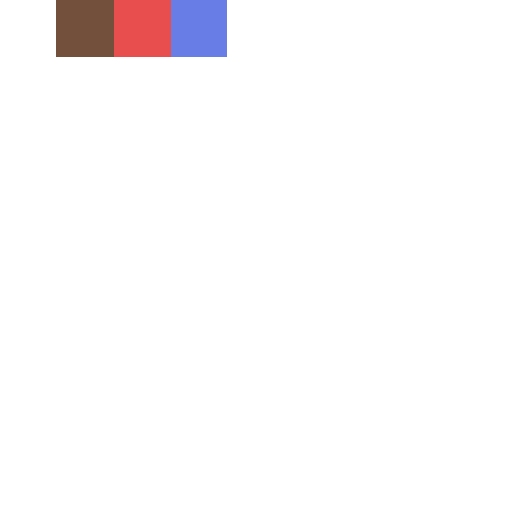
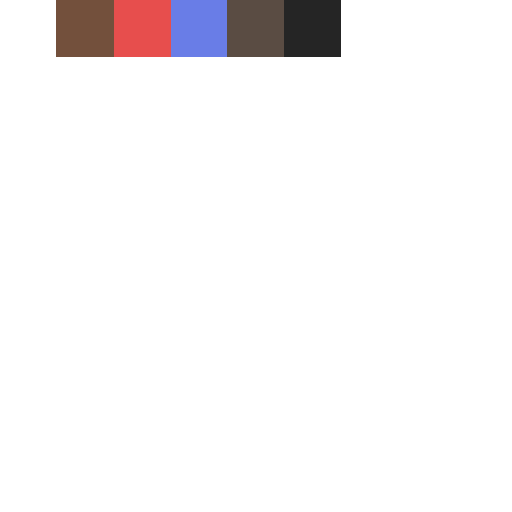
Layered file, before and after one edit (512 × 512). Changes by layer:
painted on "Layer 1" over [227, 0, 341, 57]
